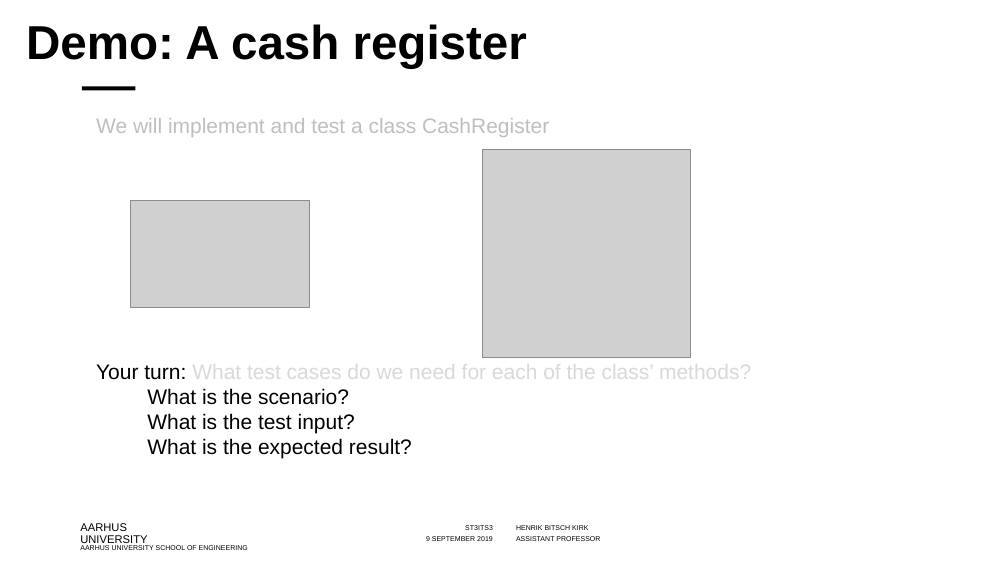
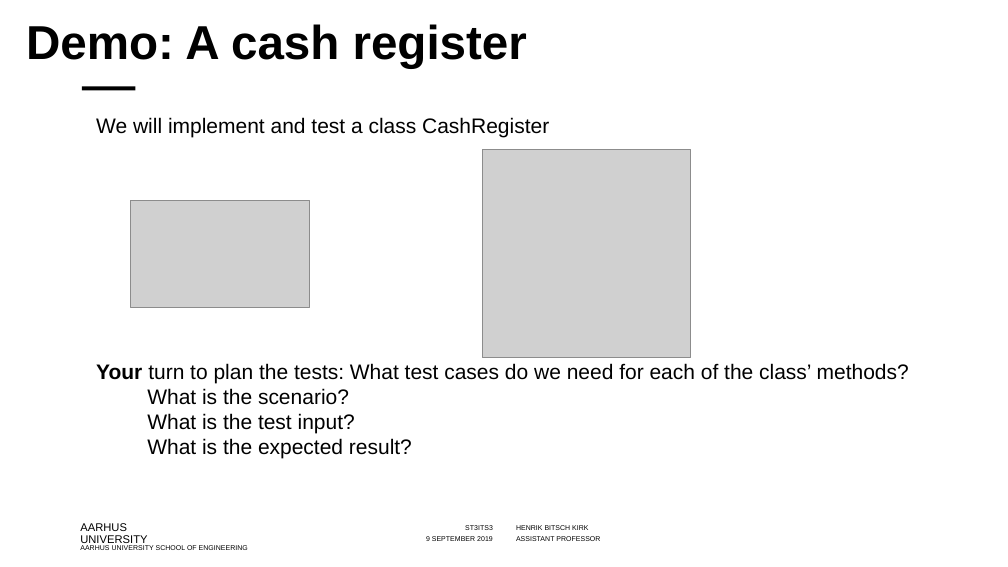
Before and after one commit to codesmurf/st3its3_teaching, a slide deck: slide 9 of 09 Unit Tests/Introduction to Unit Tests.pptx (slide 10 before the commit). Drawn at 1008x567 pixels with LibreOffice and Linux fonts; fonts in the diff are those of the drawing; grey boxes stand for pictures; background and template pictures are left out. Boxes give left, top, right and bottom in pixels: in the first picture for what was removed or moved away, otherwise in the second. Text is boxed around its words. In the diff, an @@ line names an element or a change of style, - is before the commit and + after.

```diff
--- a/09 Unit Tests/Introduction to Unit Tests.pptx
+++ b/09 Unit Tests/Introduction to Unit Tests.pptx
@@ text "We will implement and test ..." at <box>96,117,549,137</box>: text colour #BFBFBF to #000000 @@
@@ text at <box>96,363,909,383</box>: text changed; text colour #D9D9D9 to #000000 @@
-Your turn: What test cases do we need for each of the class’ methods?
+Your turn to plan the tests: What test cases do we need for each of the class’ methods?
```
Also in this commit, not shown: 9 other slides changed, 1 slide added, 10 slides removed.
